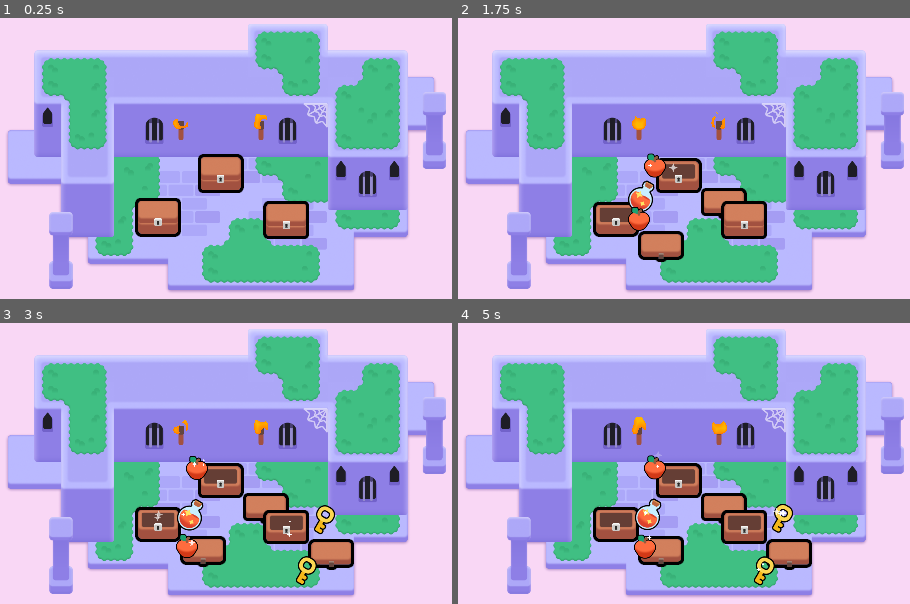
Above: before the commit, frames 1-4 (two rows, left to right).
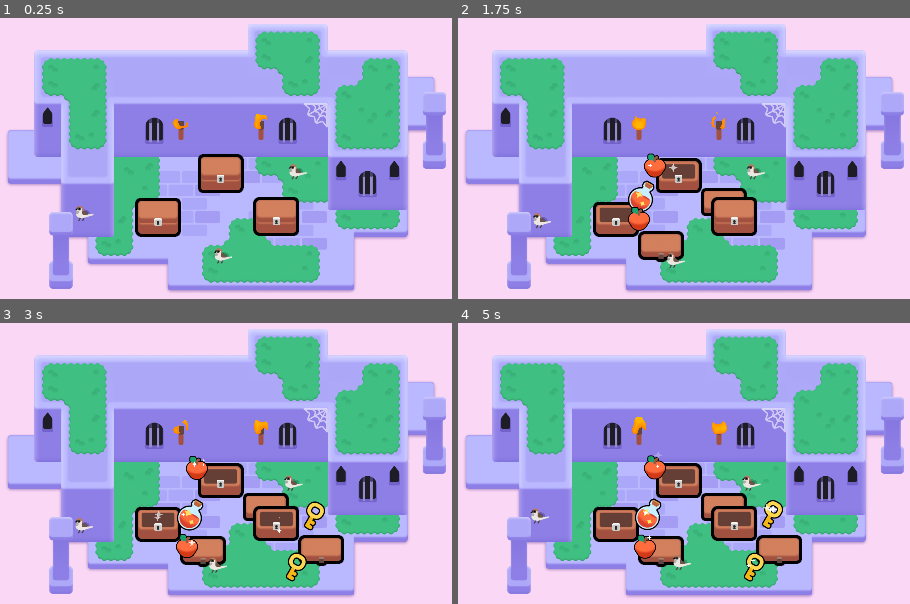
Above: after the commit, the same moments.

Repository: DavidNobela/2dgamedev-course
Game: Godot game, scene res://lessons/mini_dungeon.tscn
Two runs of this game, one before a commit and one after it. Both use one fixed random seed, a clock stepped at 60 frames per second and the inputs below.
Inputs (mouse positions are in pixels of both pictures, inside the frame that each line leads up to):
- Up to frame 1 (0.25 s): no input
- Up to frame 2 (1.75 s): tap Enter at 0.5 s; move the mouse to (679, 175) at 0.52 s; press the mouse at (679, 175) at 0.53 s; hold D (move_right) 0.53-1.28 s; tap Space at 0.77, 1.52 s; move the mouse to (616, 217) at 1.27 s; release the mouse at (616, 217) at 1.28 s; hold S (move_down) from 1.28 s (still down); right-click (616, 217) at 1.35 s; click (616, 217) at 1.42 s
- Up to frame 3 (3 s): move the mouse to (284, 525) at 2.02 s; release S (move_down) at 2.03 s; hold D (move_right) 2.03-2.78 s; tap Z at 2.1 s; click (284, 525) at 2.17 s; move the mouse to (180, 570) at 2.77 s; hold W (move_up) from 2.78 s (still down); click (180, 570) at 2.85 s
- Up to frame 4 (5 s): tap Space at 3.02, 3.77, 4.52 s; move the mouse to (outside the picture) at 3.52 s; release W (move_up) at 3.53 s; hold Right mouse button (right_click) 3.53-4.28 s; hold A (move_left) from 3.53 s (still down); click (outside the picture) at 3.67 s; move the mouse to (outside the picture) at 4.27 s; tap Z at 4.35 s; click (outside the picture) at 4.42 s

The runs differ from the first frame. In frame 1, 1.6% of the frame differs, in the area x 16-69%, y 51-88%; in frame 2, 1.5%; in frame 3, 3.3%; in frame 4, 3.4%, in the area x 15-79%, y 54-94%.

Commit message:
M6 L8-9

Diff:
--- a/M06.looting_workbook/assets/torch/torch.gd
+++ b/M06.looting_workbook/assets/torch/torch.gd
@@ -1,7 +1,16 @@
-extends Node2D
+extends Area2D
 
 @onready var flame: Sprite2D = $Flame
 
 func _ready() -> void:
 	# This parameter of the shader material gives each flame a slightly different look and randomized animation.
 	flame.material.set("shader_parameter/offset", global_position * 0.1)
+
+func _input_event(viewport: Viewport, event: InputEvent, shape_idx: int) -> void:
+	var is_mouse_pressed: bool = (
+		event is InputEventMouseButton and
+		event.pressed and
+		event.button_index == MOUSE_BUTTON_LEFT
+	)
+	if is_mouse_pressed:
+		flame.visible = not flame.visible
--- a/M06.looting_workbook/assets/torch/torch.tscn
+++ b/M06.looting_workbook/assets/torch/torch.tscn
@@ -28,7 +28,10 @@
 shader_parameter/noise_sampler = SubResource("NoiseTexture2D_1dd3t")
 shader_parameter/flame_gradient = SubResource("GradientTexture1D_cnwig")
 
-[node name="Torch" type="Node2D"]
+[sub_resource type="CapsuleShape2D" id="CapsuleShape2D_uo7ud"]
+height = 70.0
+
+[node name="Torch" type="Area2D"]
 script = ExtResource("1_8rman")
 
 [node name="TorchBody" type="Sprite2D" parent="."]
@@ -40,3 +43,7 @@
 position = Vector2(0, -30)
 scale = Vector2(0.28038, 0.28038)
 texture = ExtResource("3_5oi5q")
+
+[node name="CollisionShape2D" type="CollisionShape2D" parent="."]
+position = Vector2(0, -12)
+shape = SubResource("CapsuleShape2D_uo7ud")
--- /dev/null
+++ b/M06.looting_workbook/bird.gd
@@ -0,0 +1,36 @@
+extends Node2D
+
+@onready var sprite_2d: Sprite2D = $Sprite2D
+@onready var wait_timer = $"wait timer"
+@onready var shadow: Sprite2D = $Shadow
+
+# Called when the node enters the scene tree for the first time.
+func _ready() -> void:
+	wait_timer.wait_time = randf_range(1.0, 3.0)
+	wait_timer.one_shot = true
+	wait_timer.timeout.connect(_animate_one_hop)
+	wait_timer.start()
+
+func _animate_one_hop() -> void:
+
+	const HOP_DURATION := 0.25
+	const HALF_HOP_DURATION := HOP_DURATION / 2.0
+
+	var random_direction := Vector2(1.0, 0.0).rotated(randf() * 2.0 * PI)
+	var land_position := random_direction * randf_range(0.0, 30.0)
+
+
+	var tween := create_tween().set_parallel()
+	tween.tween_property(sprite_2d, "position:x", land_position.x, HOP_DURATION)
+	tween.tween_property(shadow, "position", land_position, HOP_DURATION)
+
+	tween = create_tween()
+	tween.set_trans(Tween.TRANS_QUAD)
+	tween.set_ease(Tween.EASE_OUT)
+	const JUMP_HEIGHT := 16.0
+	tween.tween_property(sprite_2d, "position:y", land_position.y - JUMP_HEIGHT, HALF_HOP_DURATION)
+	tween.set_ease(Tween.EASE_IN)
+	tween.tween_property(sprite_2d, "position:y", land_position.y, HALF_HOP_DURATION)
+
+	wait_timer.wait_time = randf_range(1.0, 3.0)
+	tween.finished.connect(wait_timer.start)
--- /dev/null
+++ b/M06.looting_workbook/lessons/bird.gd
@@ -0,0 +1,36 @@
+extends Node2D
+
+@onready var sprite_2d: Sprite2D = $Sprite2D
+@onready var wait_timer = $WaitTimer
+@onready var shadow: Sprite2D = $Shadow
+
+# Called when the node enters the scene tree for the first time.
+func _ready() -> void:
+	wait_timer.wait_time = randf_range(1.0, 3.0)
+	wait_timer.one_shot = true
+	wait_timer.timeout.connect(_animate_one_hop)
+	wait_timer.start()
+
+func _animate_one_hop() -> void:
+
+	const HOP_DURATION := 0.25
+	const HALF_HOP_DURATION := HOP_DURATION / 2.0
+
+	var random_direction := Vector2(1.0, 0.0).rotated(randf() * 2.0 * PI)
+	var land_position := random_direction * randf_range(0.0, 30.0)
+
+
+	var tween := create_tween().set_parallel()
+	tween.tween_property(sprite_2d, "position:x", land_position.x, HOP_DURATION)
+	tween.tween_property(shadow, "position", land_position, HOP_DURATION)
+
+	tween = create_tween()
+	tween.set_trans(Tween.TRANS_QUAD)
+	tween.set_ease(Tween.EASE_OUT)
+	const JUMP_HEIGHT := 16.0
+	tween.tween_property(sprite_2d, "position:y", land_position.y - JUMP_HEIGHT, HALF_HOP_DURATION)
+	tween.set_ease(Tween.EASE_IN)
+	tween.tween_property(sprite_2d, "position:y", land_position.y, HALF_HOP_DURATION)
+
+	wait_timer.wait_time = randf_range(1.0, 3.0)
+	tween.finished.connect(wait_timer.start)
--- /dev/null
+++ b/M06.looting_workbook/lessons/bird.tscn
@@ -0,0 +1,16 @@
+[gd_scene load_steps=4 format=3 uid="uid://byjte61wedecf"]
+
+[ext_resource type="Script" path="res://lessons/bird.gd" id="1_g0lds"]
+[ext_resource type="Texture2D" uid="uid://bwhshkk62k3bh" path="res://assets/bird/sparrow.png" id="2_5aetn"]
+[ext_resource type="PackedScene" uid="uid://dnetm54guji21" path="res://assets/bird/shadow.tscn" id="2_6e68l"]
+
+[node name="Bird" type="Node2D"]
+script = ExtResource("1_g0lds")
+
+[node name="Sprite2D" type="Sprite2D" parent="."]
+texture = ExtResource("2_5aetn")
+
+[node name="Shadow" parent="." instance=ExtResource("2_6e68l")]
+
+[node name="WaitTimer" type="Timer" parent="."]
+one_shot = true
--- a/M06.looting_workbook/lessons/chest/chest.gd
+++ b/M06.looting_workbook/lessons/chest/chest.gd
@@ -1,25 +1,29 @@
 extends Area2D
 
+@export var possible_items: Array[PackedScene] = []
 
 @onready var canvas_group: CanvasGroup = $CanvasGroup
-@onready var animation_player: AnimationPlayer = $AnimationPlayer
-@export var possible_items: Array[PackedScene] = []
+
 
 func _ready() -> void:
 	mouse_entered.connect(_on_mouse_entered)
 	mouse_exited.connect(_on_mouse_exited)
 	canvas_group.material.set_shader_parameter("line_thickness", 3.0)
 
+
 func set_outline_thickness(new_thickness: float) -> void:
 	canvas_group.material.set_shader_parameter("line_thickness", new_thickness)
+
 
 func _on_mouse_entered() -> void:
 	var tween := create_tween()
 	tween.tween_method(set_outline_thickness, 3.0, 6.0, 0.08)
 
+
 func _on_mouse_exited() -> void:
 	var tween := create_tween()
 	tween.tween_method(set_outline_thickness, 6.0, 3.0, 0.08)
+
 
 func _input_event(viewport: Node, event: InputEvent, shape_index: int):
 	var event_is_mouse_click: bool = (
@@ -30,6 +34,7 @@
 
 	if event_is_mouse_click:
 		open()
+
 
 func open() -> void:
 	input_pickable = false
@@ -42,8 +47,9 @@
 	for current_index in range(randi_range(1, 7)):
 		_spawn_random_item()
 
+
 func _spawn_random_item() -> void:
-	var loot_item: Area2D = possible_items.pick_random().instantiate()
+	var loot_item: Node2D = possible_items.pick_random().instantiate()
 	add_child(loot_item)
 
 
--- a/M06.looting_workbook/lessons/chest/chest.tscn
+++ b/M06.looting_workbook/lessons/chest/chest.tscn
@@ -60,7 +60,6 @@
 possible_items = Array[PackedScene]([ExtResource("2_reiji"), ExtResource("3_lbry7"), ExtResource("4_m62h3")])
 
 [node name="CollisionShape2D" type="CollisionShape2D" parent="."]
-visible = false
 position = Vector2(0, -32.5)
 shape = SubResource("RectangleShape2D_5jehx")
 
--- a/M06.looting_workbook/lessons/items/item.gd
+++ b/M06.looting_workbook/lessons/items/item.gd
@@ -5,6 +5,18 @@
 func _ready() -> void:
 	play_floating_animation()
 
+
+func _input_event(viewport: Viewport, event: InputEvent, shape_idx: int) -> void:
+	var event_is_mouse_click: bool = (
+		event is InputEventMouseButton and
+		event.button_index == MOUSE_BUTTON_LEFT and
+		event.is_pressed()
+	)
+	if event_is_mouse_click:
+		var tween := create_tween()
+		tween.set_trans(Tween.TRANS_CUBIC).set_ease(Tween.EASE_OUT)
+		tween.tween_property(self, "scale", Vector2(0.0, 0.0), 0.3)
+		tween.finished.connect(queue_free)
 
 func play_floating_animation() -> void:
 	var tween := create_tween()
--- a/M06.looting_workbook/lessons/mini_dungeon.tscn
+++ b/M06.looting_workbook/lessons/mini_dungeon.tscn
@@ -7,6 +7,7 @@
 [ext_resource type="Texture2D" uid="uid://l0y1k1obencd" path="res://assets/dungeon/spider_web.png" id="5_ywba7"]
 [ext_resource type="PackedScene" uid="uid://eundh35r605v" path="res://assets/torch/torch.tscn" id="6_fokey"]
 [ext_resource type="PackedScene" uid="uid://dsa517k07ta1r" path="res://lessons/chest/chest.tscn" id="7_2li2d"]
+[ext_resource type="PackedScene" uid="uid://byjte61wedecf" path="res://lessons/bird.tscn" id="8_yfru6"]
 
 [sub_resource type="TileSetAtlasSource" id="TileSetAtlasSource_6s4s5"]
 texture = ExtResource("1_sym7n")
@@ -330,4 +331,13 @@
 position = Vector2(425, 369)
 
 [node name="Chest3" parent="." instance=ExtResource("7_2li2d")]
-position = Vector2(733, 376)
+position = Vector2(709, 367)
+
+[node name="Bird" parent="." instance=ExtResource("8_yfru6")]
+position = Vector2(247, 327)
+
+[node name="Bird2" parent="." instance=ExtResource("8_yfru6")]
+position = Vector2(580, 429)
+
+[node name="Bird3" parent="." instance=ExtResource("8_yfru6")]
+position = Vector2(759, 227)
--- a/M06.looting_workbook/practices/L5.P2.pop_the_balloon/balloon_pop.gd
+++ b/M06.looting_workbook/practices/L5.P2.pop_the_balloon/balloon_pop.gd
@@ -4,8 +4,9 @@
 func _input_event(viewport: Node, event: InputEvent, shape_index: int):
 	var event_is_mouse_release: bool = (
 		event is InputEventMouseButton
-		and event.button_index == MOUSE_BUTTON_LEFT
+		and event.button_index == MOUSE_BUTTON_LEFT and
+		event.is_released()
 	)
 
 	if event_is_mouse_release:
-		pass
+		queue_free()
--- a/M06.looting_workbook/practices/L5.P2.pop_the_balloon/pop_the_balloon.tscn
+++ b/M06.looting_workbook/practices/L5.P2.pop_the_balloon/pop_the_balloon.tscn
@@ -1,15 +1,12 @@
 [gd_scene load_steps=3 format=3 uid="uid://w1w7tolwrp2j"]
 
-[ext_resource type="PackedScene" uid="uid://yqq1k60o3i2s" path="res://practices/L5.P2.pop_the_balloon/balloon_pop.tscn" id="1_erk41"]
+[ext_resource type="PackedScene" uid="uid://yqq1k60o3i2s" path="res://addons/gdquest_practice_framework/practice_solutions/L5.P2.pop_the_balloon/balloon_pop.tscn" id="1_erk41"]
 [ext_resource type="Script" path="res://practices/L5.P2.pop_the_balloon/balloon_pop.gd" id="2_tjhca"]
 
 [node name="PopTheBalloon" type="Node2D"]
 metadata/_edit_horizontal_guides_ = []
 
-[node name="BalloonPop" type="Area2D" parent="." instance=ExtResource("1_erk41")]
-position = Vector2(960, 540)
-collision_layer = 2
-collision_mask = 0
+[node name="BalloonPop" parent="." instance=ExtResource("1_erk41")]
 script = ExtResource("2_tjhca")
 
 [node name="ExtraVisuals" type="Node" parent="."]
--- a/M06.looting_workbook/practices/L6.P1.the_pinata/balloon_pinata.gd
+++ b/M06.looting_workbook/practices/L6.P1.the_pinata/balloon_pinata.gd
@@ -19,14 +19,16 @@
 
 func spawn_candy() -> void:
 	# You have to loop 3 times over the next lines of code!
-	for current_index in range(0):
+	for current_index in range(3):
 		# Complete the variables to calculate a random position in a circle using polar coordinates.
-		var radius := 0.0
-		var angle := 0.0
+		var radius :=  randf_range(0.0, 100.0)
+		var angle := randf_range(0.0, 2.0 * PI)
 
-		var random_direction := Vector2()
-		var random_position := Vector2()
+		var random_direction :=  Vector2(1.0, 0.0).rotated(angle)
+		var random_position := Vector2(radius * random_direction)
 
 		# Instantiate and add the candy as a child of the piñata.
 		const CANDY_PACKED_SCENE := preload("candy/candy.tscn")
-		var candy: Node2D = null
+		var candy: Node2D = CANDY_PACKED_SCENE.instantiate()
+		add_child(candy)
+		candy.position = random_position
--- a/M06.looting_workbook/practices/L6.P1.the_pinata/balloon_pinata.tscn
+++ b/M06.looting_workbook/practices/L6.P1.the_pinata/balloon_pinata.tscn
@@ -1,9 +1,9 @@
-[gd_scene load_steps=6 format=3]
+[gd_scene load_steps=6 format=3 uid="uid://dr41k6j3yrrtr"]
 
-[ext_resource type="Script" path="res://practices/L6.P1.the_pinata/balloon_pinata.gd" id="1_w1uds"]
-[ext_resource type="Material" path="res://practices/L6.P1.the_pinata/material.tres" id="2_h718a"]
-[ext_resource type="Texture2D" path="res://practices/L6.P1.the_pinata/balloon_tail.png" id="3_8kwgq"]
-[ext_resource type="Texture2D" path="res://practices/L6.P1.the_pinata/balloon_top.png" id="4_5cass"]
+[ext_resource type="Script" path="res://practices/L6.P1.the_pinata/balloon_pinata.gd" id="1_ala6g"]
+[ext_resource type="Material" uid="uid://dwoekm186ke5c" path="res://practices/L6.P1.the_pinata/material.tres" id="2_h718a"]
+[ext_resource type="Texture2D" uid="uid://ypt6hxuqpeen" path="res://practices/L6.P1.the_pinata/balloon_tail.png" id="3_8kwgq"]
+[ext_resource type="Texture2D" uid="uid://c5wl76sq80jjm" path="res://practices/L6.P1.the_pinata/balloon_top.png" id="4_5cass"]
 
 [sub_resource type="CapsuleShape2D" id="CapsuleShape2D_xb8xq"]
 radius = 47.0
--- a/M06.looting_workbook/practices/L6.P1.the_pinata/candy/candy.tscn
+++ b/M06.looting_workbook/practices/L6.P1.the_pinata/candy/candy.tscn
@@ -1,10 +1,10 @@
-[gd_scene load_steps=3 format=3]
+[gd_scene load_steps=3 format=3 uid="uid://c6l6m2jhf3a"]
 
-[ext_resource type="Script" path="res://practices/L6.P1.the_pinata/candy/candy.gd" id="1_mis5w"]
-[ext_resource type="Texture2D" path="res://practices/L6.P1.the_pinata/candy/candy.png" id="2_2fb1e"]
+[ext_resource type="Script" path="res://practices/L6.P1.the_pinata/candy/candy.gd" id="1_h5a0d"]
+[ext_resource type="Texture2D" uid="uid://dnf1lp40ouk7k" path="res://practices/L6.P1.the_pinata/candy/candy.png" id="2_2fb1e"]
 
 [node name="Candy" type="Node2D"]
-script = ExtResource("1_mis5w")
+script = ExtResource("1_h5a0d")
 
 [node name="Sprite2D" type="Sprite2D" parent="."]
 position = Vector2(0, -8)
--- a/M06.looting_workbook/practices/L6.P1.the_pinata/the_pinata.tscn
+++ b/M06.looting_workbook/practices/L6.P1.the_pinata/the_pinata.tscn
@@ -1,16 +1,11 @@
-[gd_scene load_steps=3 format=3]
+[gd_scene load_steps=2 format=3 uid="uid://by8cntws4eb7d"]
 
-[ext_resource type="PackedScene" path="res://practices/L6.P1.the_pinata/balloon_pinata.tscn" id="1_33y8y"]
-[ext_resource type="Script" path="res://practices/L6.P1.the_pinata/balloon_pinata.gd" id="2_qwpvp"]
+[ext_resource type="PackedScene" uid="uid://dr41k6j3yrrtr" path="res://practices/L6.P1.the_pinata/balloon_pinata.tscn" id="1_33y8y"]
 
 [node name="ThePiñata" type="Node2D"]
 metadata/_edit_horizontal_guides_ = []
 
-[node name="BalloonPinata" type="Area2D" parent="." instance=ExtResource("1_33y8y")]
-position = Vector2(960, 540)
-collision_layer = 2
-collision_mask = 0
-script = ExtResource("2_qwpvp")
+[node name="BalloonPinata" parent="." instance=ExtResource("1_33y8y")]
 
 [node name="ExtraVisuals" type="Node" parent="."]
 
Not shown: 1 places in M06.looting_workbook/assets/torch/torch.tscn that only renumber resources
Not shown: 1 places in M06.looting_workbook/lessons/mini_dungeon.tscn that only renumber resources
Not shown: 2 places in M06.looting_workbook/practices/L5.P2.pop_the_balloon/balloon_pop.tscn that only renumber resources
Not shown: 1 places in M06.looting_workbook/practices/L6.P1.the_pinata/balloon_pinata.tscn that only renumber resources
